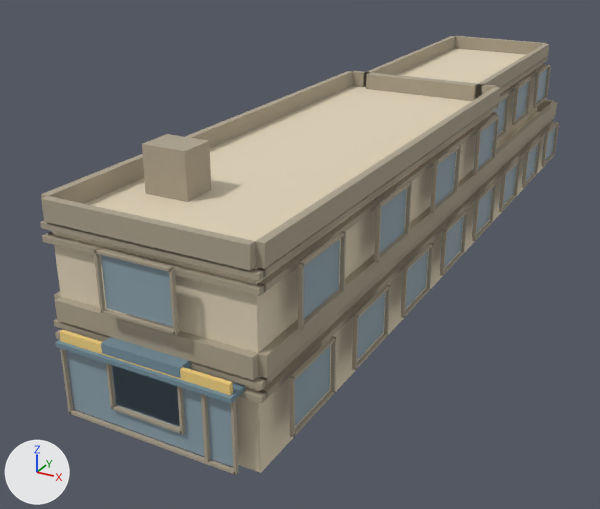
Renders of the glTF model public/buildings/commercial_1x4_court.glb from each side of a commit.
Before and after are seen from a camera (50 mm lens) standing at (16.0, -15.2, 14.1) and looking at (0.9, 12.3, 0.4). The axes (+X, +Y, +Z) are drawn at lower left. The lights are the same throughout. The first picture is the older version. Vertices at exactly the same position are counted once.

The first picture shows 'commercial_1x4_court_0'.
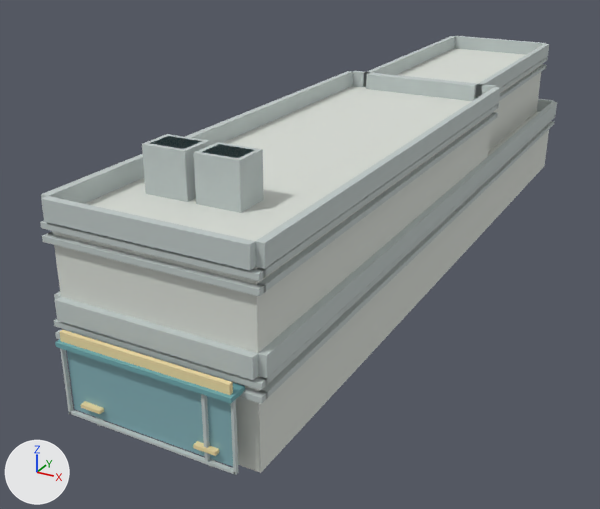
What differs and where, as boxes (x1, y1, x2, y2) in the pictures (600 x 509 px):
```json
{"object": "commercial_1x4_court_0", "change": "recoloured, reshaped", "before": [40, 36, 559, 475], "after": [40, 36, 557, 475], "on screen": "beige to light grey"}
{"part": 1, "of": "me_commercial_1x4_court_0", "change": "added", "after": [194, 142, 264, 213]}
{"part": 2, "of": "me_commercial_1x4_court_0", "change": "added", "after": [81, 401, 104, 414]}
{"part": 3, "of": "me_commercial_1x4_court_0", "change": "added", "after": [193, 441, 219, 456]}
{"part": 4, "of": "me_commercial_1x4_court_0", "change": "deleted", "before": [94, 64, 559, 437]}
{"part": 5, "of": "me_commercial_1x4_court_0", "change": "added", "after": [151, 136, 254, 158]}
```

Edits to the scene script, one JSON object a line:
```json
{"op": "set", "path": "mat_commercial_1x4_court_wall.base_color", "old": "(0.76, 0.66, 0.49)", "new": "(0.7, 0.73, 0.68)", "note": "beige #e2d4ba -> light grey #daded7"}
{"op": "set", "path": "mat_commercial_1x4_court_trim.base_color", "old": "(0.418, 0.363, 0.27)", "new": "(0.53, 0.59, 0.58)", "note": "beige #ada28e -> light grey #c0cac8"}
{"op": "set", "path": "mat_commercial_1x4_court_sign.base_color", "old": "(0.92, 0.66, 0.22)", "new": "(0.87, 0.72, 0.38)", "note": "yellow #f6d481 -> beige #f0dda6"}
{"op": "set", "path": "mat_commercial_1x4_court_awning.base_color", "old": "(0.18, 0.28, 0.34)", "new": "(0.16, 0.4, 0.43)", "note": "greyish blue #76909e -> cyan #6faaaf"}
{"block": "me_commercial_1x4_court_0", "where": "# used by ob_commercial_1x4_court_0; location = (0.0, 0.0, 0.0)"}
{"block": "me_commercial_1x4_court_0", "where": "# verts and faces of me_commercial_1x4_court_0; kept vertices keep their numbers, new ones are numbered from 1794"}
{"op": "remove", "block": "me_commercial_1x4_court_0", "code": "me_commercial_1x4_court_0.from_pydata(...)  # 1794 vertices, 2748 faces; spans x -0.6..7.1, y -0.8..31.1, z 0.0..7.5"}
{"op": "add", "block": "me_commercial_1x4_court_0", "code": "me_commercial_1x4_court_0.from_pydata(...)  # 394 vertices, 640 faces; spans x -0.2..6.8, y -0.8..30.8, z 0.0..7.5"}
{"block": "me_commercial_1x4_court_0", "change": "me_commercial_1x4_court_0 part 1: a new loose piece, a box spanning x 2.8..4.3, y 2.8..4.0, z 6.0..7.5, in mat_commercial_1x4_court_trim (light grey #c0cac8)"}
{"block": "me_commercial_1x4_court_0", "change": "me_commercial_1x4_court_0 part 2: a new loose piece, a box spanning x 0.95..1.65, y -0.68..-0.1, z 0.65..0.76, in mat_commercial_1x4_court_sign (beige #f0dda6)"}
{"block": "me_commercial_1x4_court_0", "change": "me_commercial_1x4_court_0 part 3: a new loose piece, a box spanning x 4.85..5.55, y -0.68..-0.1, z 0.65..0.76, in mat_commercial_1x4_court_sign (beige #f0dda6)"}
{"block": "me_commercial_1x4_court_0", "change": "me_commercial_1x4_court_0 part 4: 181 loose pieces with 1448 vertices, spanning x -0.6..7.1, y -0.6..31.1, z 0.9..5.7, are deleted"}
{"block": "me_commercial_1x4_court_0", "change": "me_commercial_1x4_court_0 part 5"}
{"op": "add", "block": "me_commercial_1x4_court_0", "code": "verts[1794] = (1.1, 3.0, 7.5)  # pixel (149, 143)"}
{"op": "add", "block": "me_commercial_1x4_court_0", "code": "verts[1795] = (1.1, 3.9, 7.5)  # pixel (168, 135)"}
{"op": "add", "block": "me_commercial_1x4_court_0", "code": "verts[1796] = (2.9, 3.0, 7.5)  # pixel (201, 152)"}
{"op": "add", "block": "me_commercial_1x4_court_0", "code": "verts[1797] = (2.9, 3.9, 7.5)  # pixel (219, 144)"}
{"op": "add", "block": "me_commercial_1x4_court_0", "code": "for new, old in zip([*range(1798, 1802)], [*range(1794, 1798)]): verts[new] = verts[old] + (1.2, 0.0, 0.0)"}
{"op": "add", "block": "me_commercial_1x4_court_0", "code": "faces += [(1794, 1795, 1799), (1794, 1799, 1798), (1796, 1797, 1801), (1796, 1801, 1800)]  # mat_commercial_1x4_court_glass (cyan #86b3ba)"}
{"block": "me_commercial_1x4_court_0", "change": "other edits to the shape of me_commercial_1x4_court_0 do not show in these pictures"}
```
